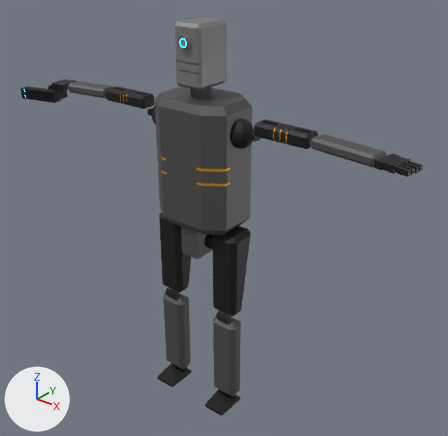
The FBX model Assets/Assets/Enemy3.fbx as it was, and as the next commit left it.
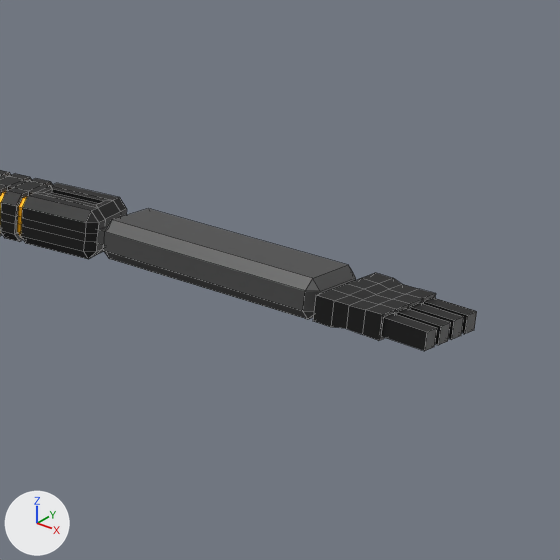
The first picture shows the older version from a 50 mm lens placed at (3.7, -4.22, 4.86), pointed at (0.14, 0.23, 2.11). The close-ups show both versions on the part from 63% to 100% of the width and 16% to 55% of the height of that picture; other places that the commit changed are outside them. Arrows for +X, +Y and +Z are at lower left; the lights stay in place. The close-ups show mesh edges as thin lines.

Objects in the first close-up: 'Enemy3'.
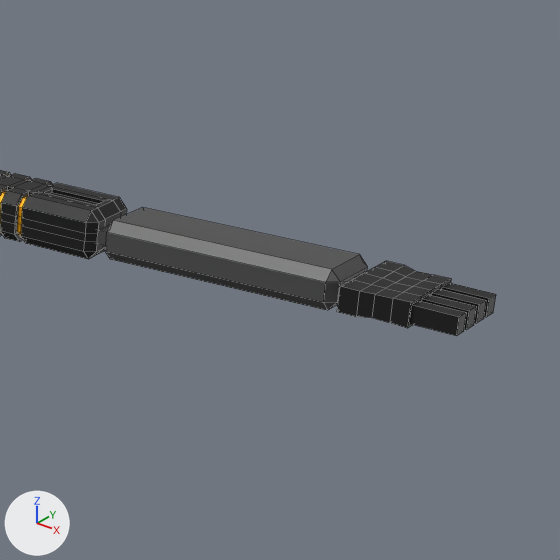
Pixel boxes (x1, y1, x2, y2) of what changed, in the close-ups (560 x 560 px; the box of a moved part takes in the faces that stretch with it):
'Enemy3', reshaped
    before: (0, 170, 477, 351)
    after: (0, 170, 496, 336)
part 1 of me_cube_004, moved or reshaped
    before: (97, 209, 356, 319)
    after: (97, 207, 368, 310)
part 2 of me_cube_004, moved or reshaped
    before: (313, 273, 477, 351)
    after: (337, 261, 496, 336)

What changed in the scene script:
```text
Change me_cube_004:
    where me_cube_004.from_pydata(...)  # 1612 vertices, 1566 faces; spans x -2.24..2.18, y -0.38..0.42, z 0.0..4.04
    used by ob_enemy3; location = (0.0, 0.0, 0.0)
    me_cube_004 part 1: the loose piece of 36 vertices spanning x 1.17..1.88, y -0.1..0.14, z 3.16..3.26 is turned 7.7 degrees about the z axis through its middle and scaled by 0.996, then moved by (0.0, 0.04, 0.0)
    me_cube_004 part 2: the loose piece of 102 vertices spanning x 1.81..2.18, y -0.17..0.08, z 3.18..3.24 is turned 8.2 degrees about the z axis through its middle, then moved by (0.0, 0.1, 0.0)
```
